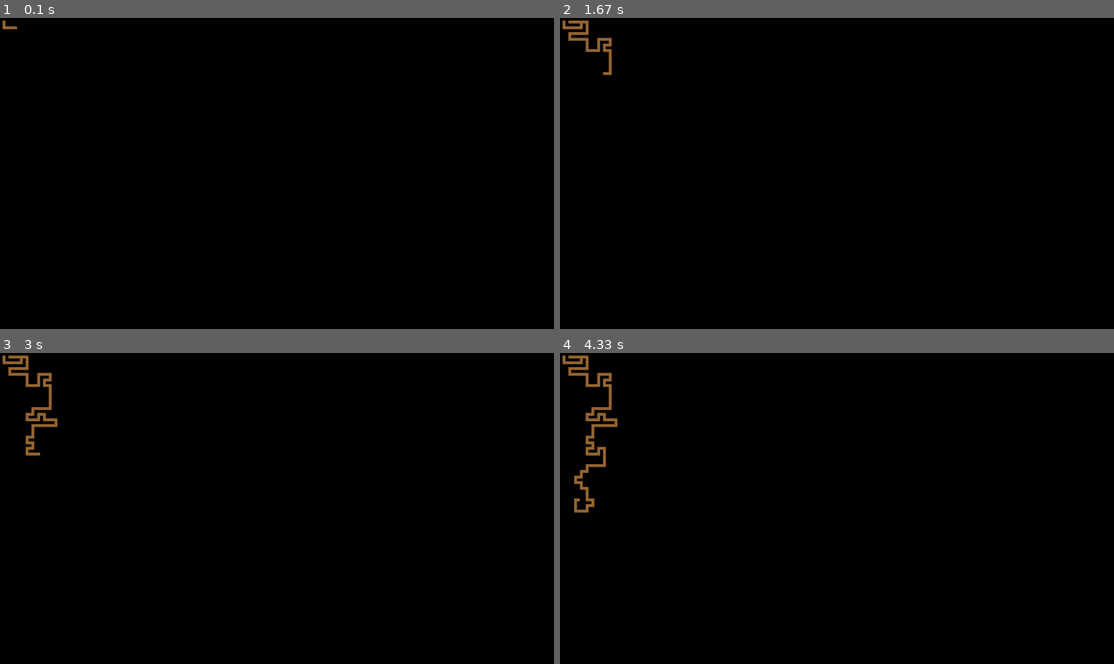
Above: before the commit, frames 1-4 (two rows, left to right).
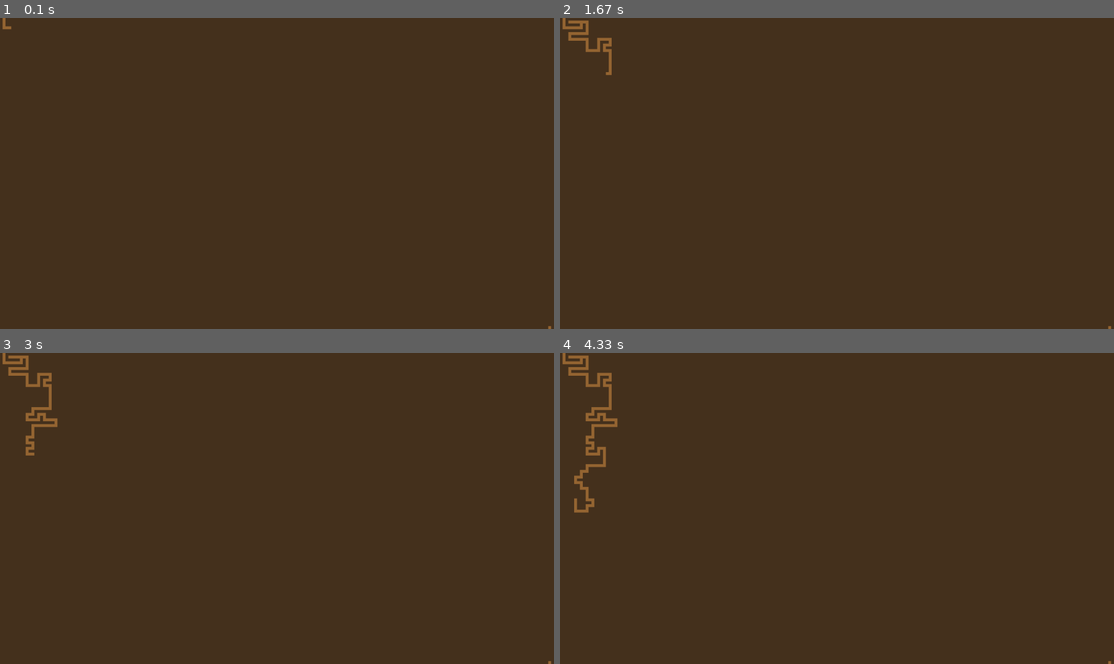
Above: after the commit, the same moments.

Repository: Nuety/Python-Maze
Game: pygame game, started from Core/controller.py
The game is run twice, just before and just after one commit, with the same random seed, the same clock (stepped at 60 frames per second) and the same inputs.
Inputs:
- Up to frame 1 (0.1 s): no input
- Up to frame 2 (1.67 s): no input
- Up to frame 3 (3 s): no input
- Up to frame 4 (4.33 s): no input

The runs differ from the first frame. In frame 1, 100% of the frame differs, in the area x 0-100%, y 0-100%; in frame 2, 100%; in frame 3, 99%; in frame 4, 99%.

Commit message:
Major refactoring
Moved maze customization away from visualiser and into controller

Diff:
--- a/Core/controller.py
+++ b/Core/controller.py
@@ -1,4 +1,27 @@
 import visualiser
+import generator
+
+#customize maze
 
 
+#window size
+win_width = 1920
+win_height = 1080
+
+#horizontal cells
+xCells = 96
+
+#vertical cells
+yCells = 54
+
+#solve?
+solver = True
+
+
+visualiser.init(win_width, win_height, xCells, yCells)
+
+maze = generator.newMaze(int(xCells), int(yCells), visualiser.cbvisualiser)
+
+
+#has while true so run last to keep still image of finished maze
 visualiser.visMaze()
--- a/Core/generator.py
+++ b/Core/generator.py
@@ -72,10 +72,11 @@
     #stack to backtrack
     cellStack = []
 
+    cellColor = (150, 102, 51)
 
     #init array
-    rows = ((width * 2) + 1)
-    cols = ((height * 2) + 1)
+    rows = int((width * 2) + 1)
+    cols = int((height * 2) + 1)
     mazeArr = [[cell for i in range(rows)] for j in range(cols)]
 
     #init maze cells
@@ -90,11 +91,11 @@
     currCell.wall = False
 
     #color first cell
-    cb(currCell.col, currCell.row)
+    cb(currCell.col, currCell.row, cellColor)
 
     #place entry and exit holes
-    mazeArr[0][1].wall = False
-    mazeArr[-1][-2].wall = False
+    cb(1, 0, cellColor)
+    cb(rows-2, cols-1, cellColor)
 
     #main loop
     while len(cellStack) > 0:
@@ -109,13 +110,13 @@
 
             mazeArr[rTemp][cTemp].wall = False
 
-            cb(currCell.col, currCell.row)
-            cb(cTemp, rTemp)
+            cb(currCell.col, currCell.row, cellColor)
+            cb(cTemp, rTemp, cellColor)
 
             cellStack.append(neighbor)
             currCell = neighbor
 
-            cb(currCell.col, currCell.row)
+            cb(currCell.col, currCell.row, cellColor)
 
         else:
             currCell = cellStack[-1]
--- a/Core/visualiser.py
+++ b/Core/visualiser.py
@@ -4,41 +4,38 @@
 import math
 
 
-win_width = 1920
-win_height = 1080
 
-#size of cells
-xCells = 96
-yCells = 54
-cellwidth = win_width / ((xCells * 2) + 1)
-cellheight = win_height / ((yCells * 2) + 1)
+def init(xWin, yWin, xCells, yCells):
+    global cellwidth
+    global cellheight
+    global win
+    global cell_Hor
+    global cell_Ver
 
-pygame.init()
-win = pygame.display.set_mode((win_width, win_height))
-pygame.display.set_caption('MazeyMan')
 
-def cbvisualiser(x, y):
-    pygame.draw.rect(win, (150, 102, 51), pygame.Rect(x * cellwidth, y * cellheight, cellwidth + 1, cellheight + 1))
+    cell_Hor = xCells
+    cell_Ver = yCells
+
+    cellwidth = xWin / ((cell_Hor * 2) + 1)
+    cellheight = yWin / ((cell_Ver * 2) + 1)
+
+    pygame.init()
+    win = pygame.display.set_mode((xWin, yWin))
+    pygame.display.set_caption('MazeyMan')
+    win.fill((70, 50, 30))
+
+def cbvisualiser(x, y, color):
+    pygame.draw.rect(win, (color), pygame.Rect(x * cellwidth, y * cellheight, cellwidth + 1, cellheight + 1))
+
     pygame.display.update()
+
     for event in pygame.event.get():
             if event.type == pygame.QUIT:
                 sys.exit(0)
     return
 
 def visMaze():
-    maze = generator.newMaze(int(xCells), int(yCells), cbvisualiser)
-
-    run = True
-
-    for i in range(int(((xCells * 2) + 1))):
-        for j in range(int(((yCells * 2) + 1))):
-            if maze[j][i] == True:
-                pygame.draw.rect(win, (70, 50, 30), pygame.Rect(i * cellwidth, j * cellheight, cellwidth + 1, cellheight + 1))
-
-    while run:
-        pygame.display.update()
-
-        while True:
-            for event in pygame.event.get():
-                if event.type == pygame.QUIT:
-                    sys.exit(0)
+    while True:
+        for event in pygame.event.get():
+            if event.type == pygame.QUIT:
+                sys.exit(0)
Empty file added: Core/solver.py
